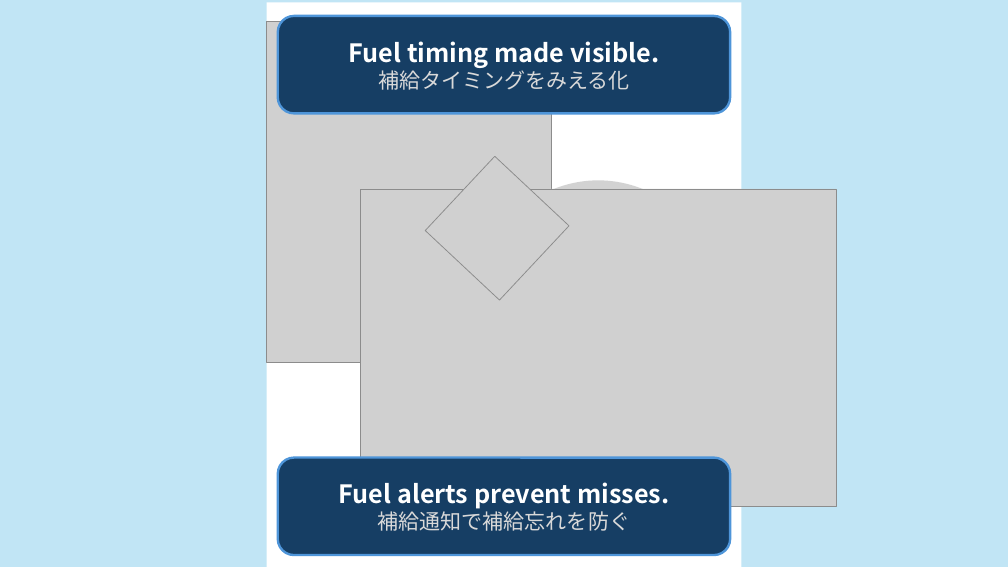
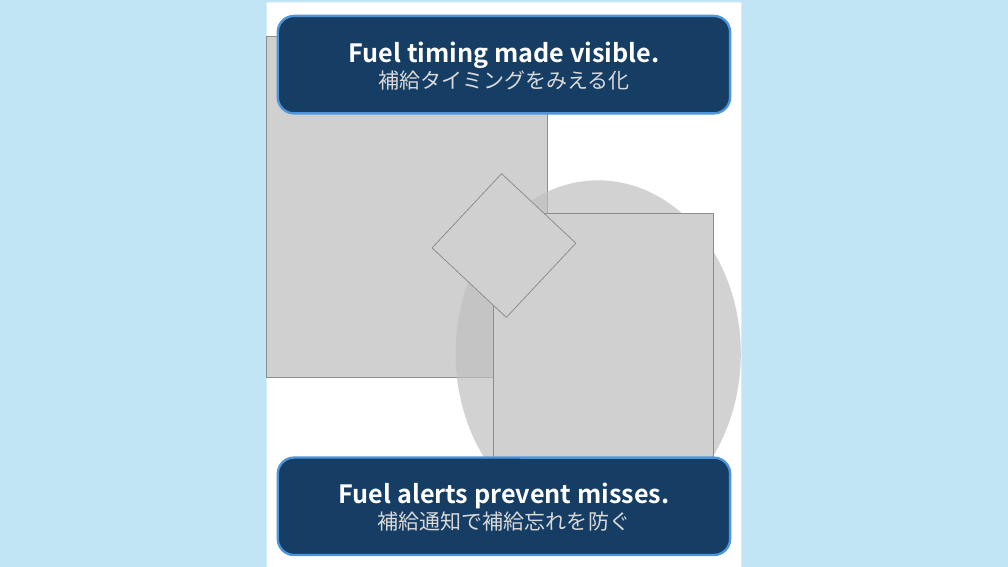
Before and after one commit to EibaKatsu/MarathonCoach, a slide deck: slide 6 of assets/store_shots/store_shots.pptx (slide 4 before the commit). Drawn at 1008x567 pixels with LibreOffice and Linux fonts; fonts in the diff are those of the drawing; grey boxes stand for pictures. Boxes give left, top, right and bottom in pixels: in the first picture for what was removed or moved away, otherwise in the second. Text is boxed around its words. In the diff, an @@ line names an element or a change of style, - is before the commit and + after.

```diff
--- a/assets/store_shots/store_shots.pptx
+++ b/assets/store_shots/store_shots.pptx
@@ picture: place and size @@
-picture at bbox=[267, 21, 552, 362]
+picture at bbox=[266, 36, 547, 377]
@@ picture: place and size @@
-picture at bbox=[425, 156, 569, 300]
+picture at bbox=[432, 173, 576, 318]
@@ picture removed at bbox=[360, 189, 836, 507] @@
@@ picture added at bbox=[493, 214, 714, 482] @@
```
Also in this commit, not shown: 2 other slides changed, 4 slides added, 1 slide removed, 33 other files.
